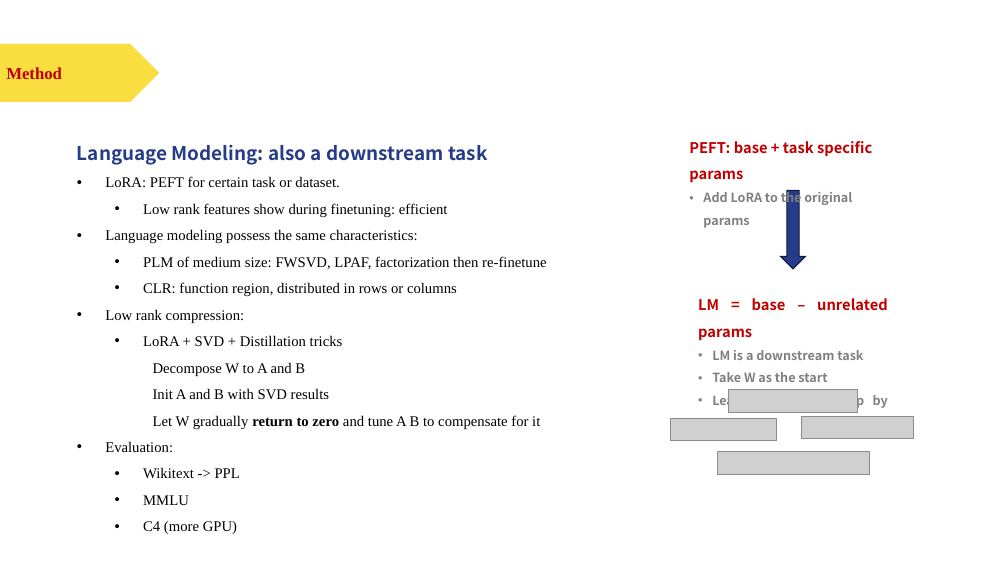
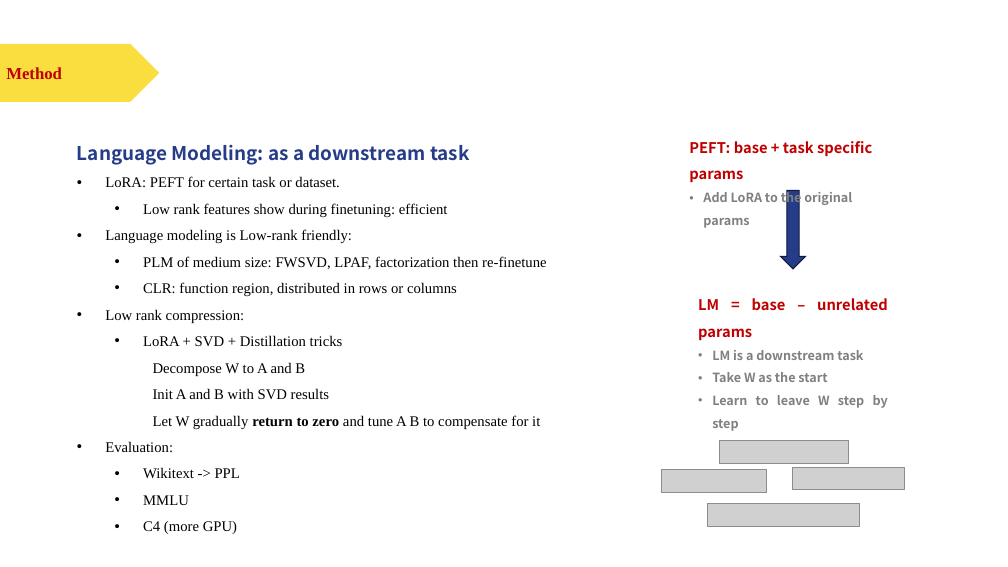
Before and after one commit to polarispw/MSBD5014-IP, a slide deck: slide 21 of docs/Matrix Factorization & LLM Compression.pptx (slide 20 before the commit). Drawn at 1008x567 pixels with LibreOffice and Linux fonts; fonts in the diff are those of the drawing; grey boxes stand for pictures. Boxes give left, top, right and bottom in pixels: in the first picture for what was removed or moved away, otherwise in the second. Text is boxed around its words. In the diff, an @@ line names an element or a change of style, - is before the commit and + after.

```diff
--- a/docs/Matrix Factorization & LLM Compression.pptx
+++ b/docs/Matrix Factorization & LLM Compression.pptx
@@ text at bbox=[77, 145, 469, 165]: text changed @@
-Language Modeling: also a downstream task
+Language Modeling: as a downstream task
@@ text at bbox=[105, 229, 352, 243]: text changed @@
-• Language modeling possess the same characteristics:
+• Language modeling is Low-rank friendly:
@@ 4 pictures: place and size @@
-4 pictures at bbox=[671, 389, 913, 475]
+4 pictures at bbox=[662, 441, 904, 526]
```
Also in this commit, not shown: 3 other slides changed, 3 slides added, 2 slides removed, 14 other files.
